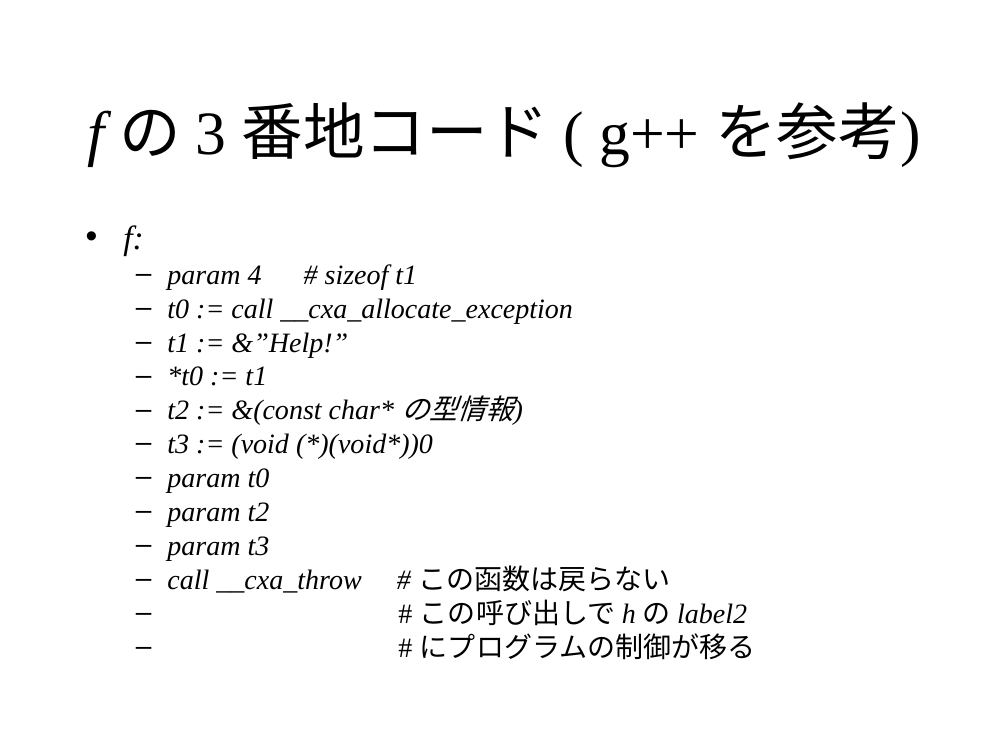
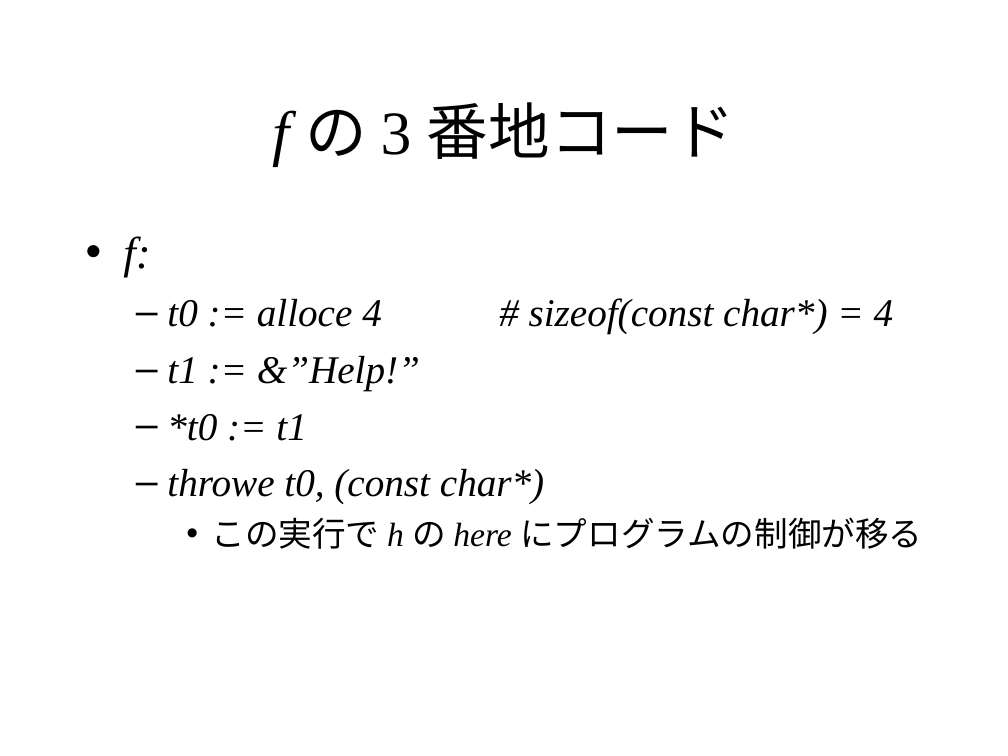
Before and after one commit to KeiHasegawa/cxx_doc, a slide deck: slide 3 of 24_exception_3ac.ppt. Drawn at 1008x756 pixels with LibreOffice and Linux fonts; fonts in the diff are those of the drawing. Boxes give left, top, right and bottom in pixels: in the first picture for what was removed or moved away, otherwise in the second. Text is boxed around its words. In the diff, an @@ line names an element or a change of style, - is before the commit and + after.

```diff
--- a/24_exception_3ac.ppt
+++ b/24_exception_3ac.ppt
@@ title at (273,102,735,166): text changed @@
-f の 3 番地コード ( g++ を参考)
+f の 3 番地コード
@@ text at (123,236,420,441): size 24 to 32 pt in "f:"; size 20 to 28 pt in "t1 := &”Help!”", "*t0 := t1"; line spacing 0.8 to 1; more space between paragraphs @@
@@ text at (167,298,894,333): text changed; size 20 to 28 pt @@
-  – param 4 # sizeof t1
-  – t0 := call __cxa_allocate_exception
+  – t0 := alloce 4 # sizeof(const char*) = 4
@@ text at (167,468,922,549): text changed; size 20 to 24 pt @@
-  – t2 := &(const char* の型情報)
-  – t3 := (void (*)(void*))0
-  – param t0
-  – param t2
-  – param t3
-  – call __cxa_throw # この函数は戻らない
-  – # この呼び出しで h の label2
-  – # にプログラムの制御が移る
+  – throwe t0, (const char*)
+    • この実行で h の here にプログラムの制御が移る
```
Also in this commit, not shown: 3 other slides changed, 1 slide added, 1 other file.
